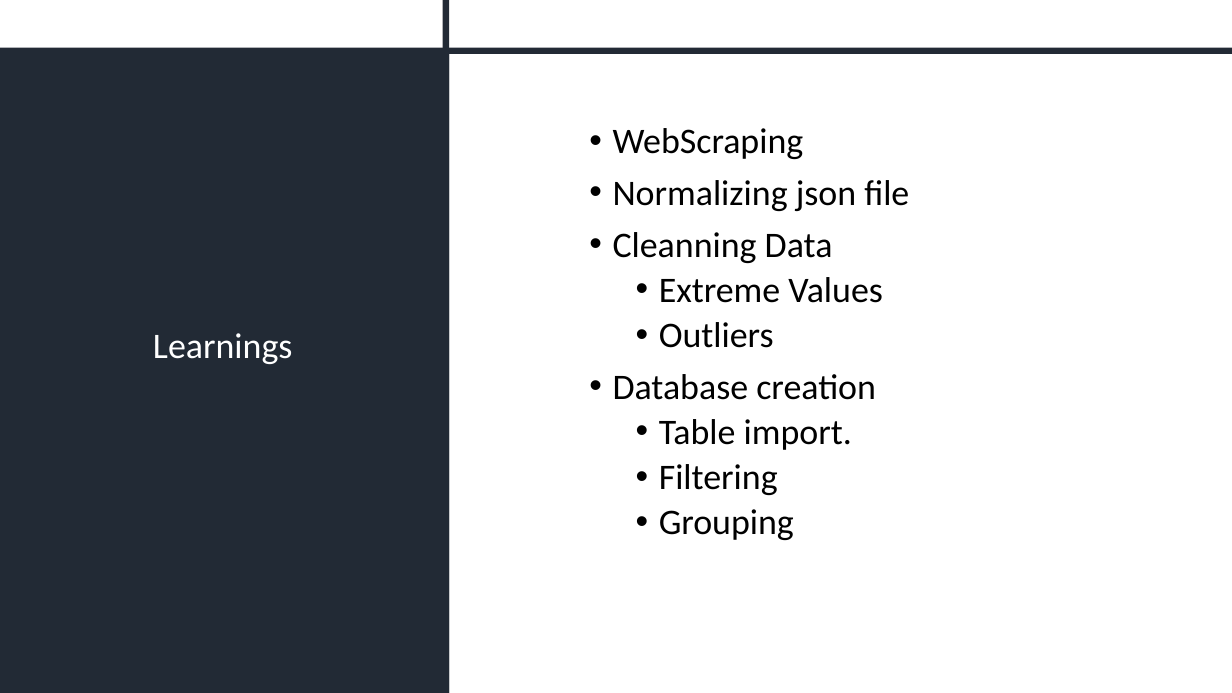
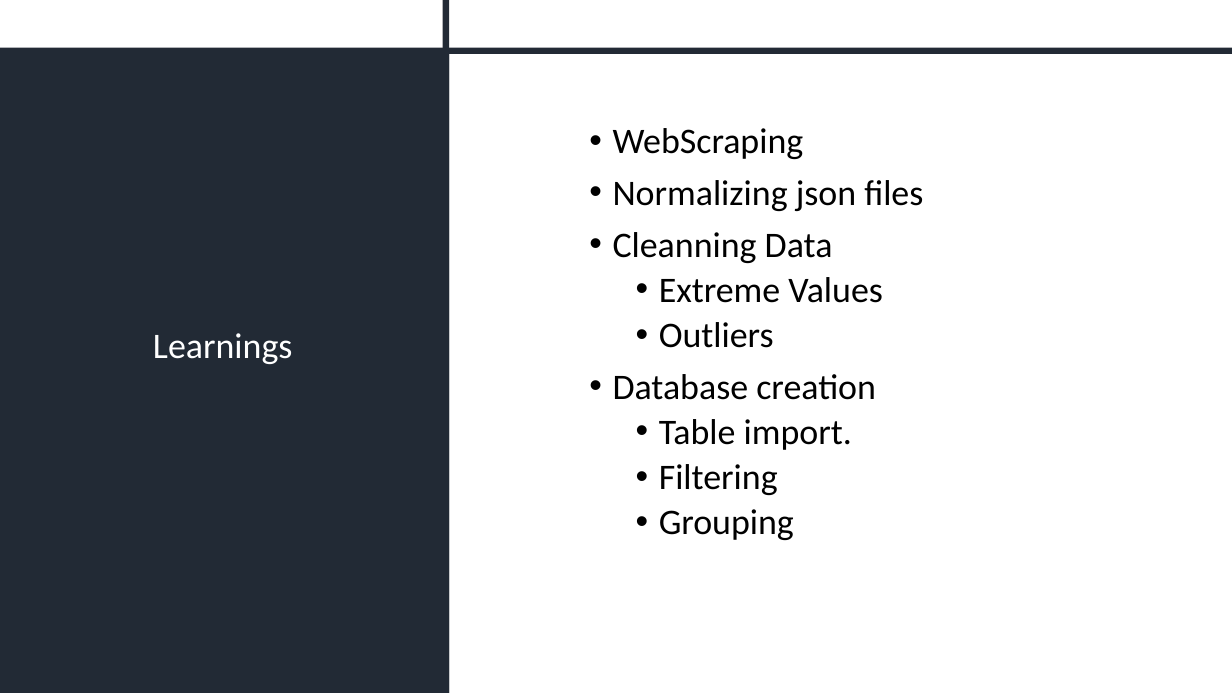
Before and after one commit to isra-st/NewPoPUpStore, a slide deck: slide 10 of New PopUpStore.pptx. Drawn at 1232x693 pixels with LibreOffice and Linux fonts; fonts in the diff are those of the drawing. Boxes give left, top, right and bottom in pixels: in the first picture for what was removed or moved away, otherwise in the second. Text is boxed around its words. In the diff, an @@ line names an element or a change of style, - is before the commit and + after.

```diff
--- a/New PopUpStore.pptx
+++ b/New PopUpStore.pptx
@@ text at (613, 180, 923, 211): text changed @@
-• Normalizing json file
+• Normalizing json files
```
Also in this commit, not shown: 5 other slides changed, 3 other files.
